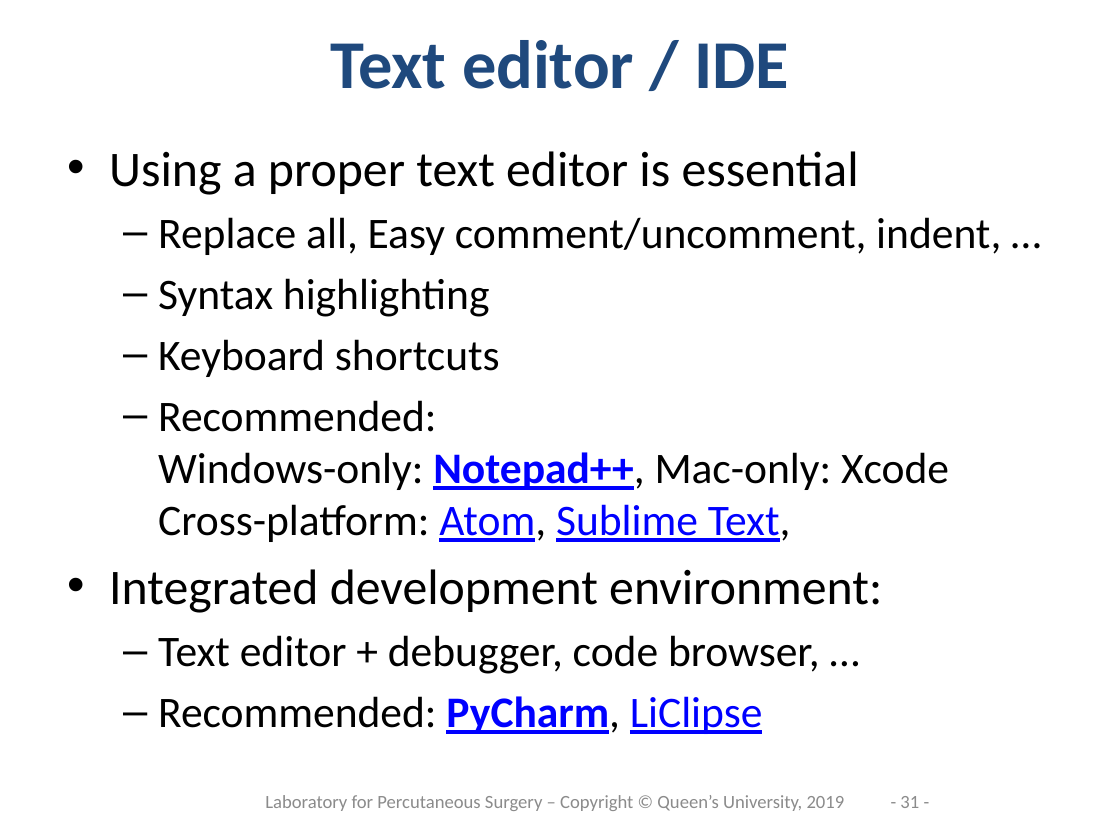
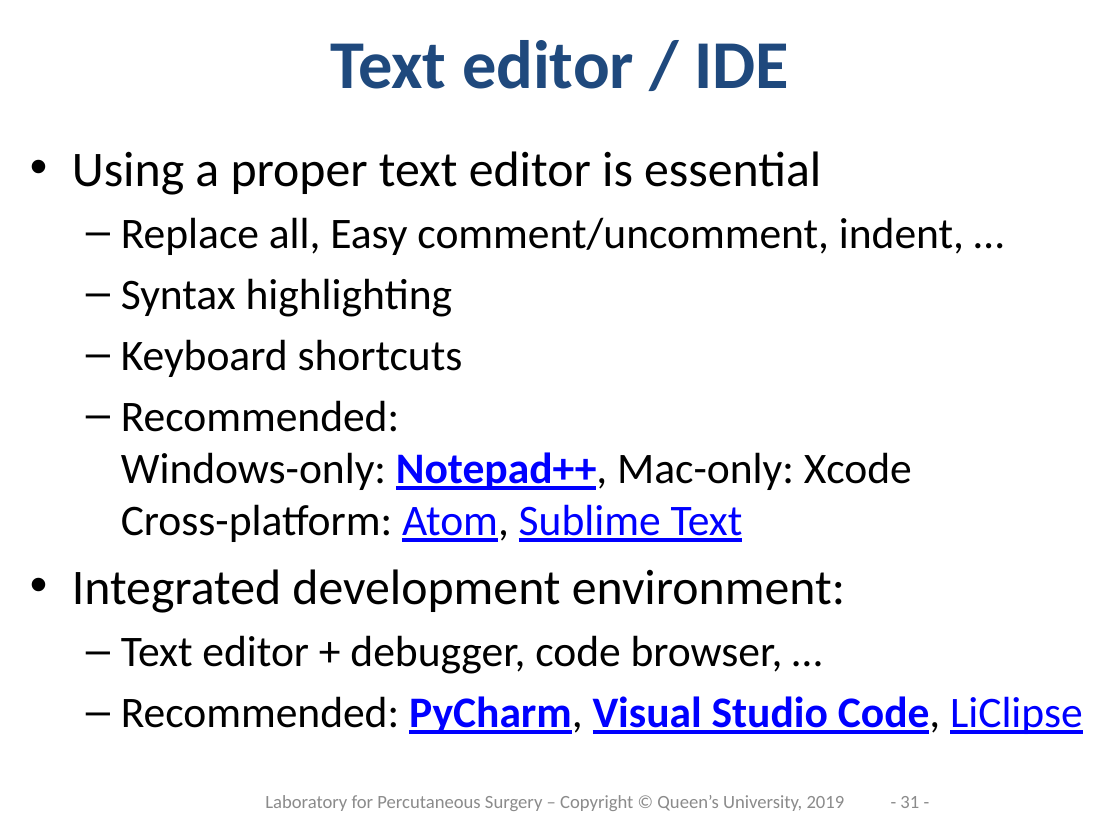
Before and after one commit to PerkLab/PerkLabBootcamp, a slide deck: slide 31 of Doc/day3_2_SlicerProgramming.pptx. Drawn at 1120x840 pixels with LibreOffice and Linux fonts; fonts in the diff are those of the drawing; background and template pictures are left out. Boxes give left, top, right and bottom in pixels: in the first picture for what was removed or moved away, otherwise in the second. Text is boxed around its words. In the diff, an @@ line names an element or a change of style, - is before the commit and + after.

Commit message:
Added link to Visual Studio Code

```diff
--- a/Doc/day3_2_SlicerProgramming.pptx
+++ b/Doc/day3_2_SlicerProgramming.pptx
@@ text "Using a proper text editor ...": place and size @@
-text "Using a proper text editor ..." at (109, 151, 1001, 734)
+text "Using a proper text editor ..." at (72, 151, 1083, 734)
@@ text at (121, 400, 912, 542): text changed @@
-  – Recommended:
-    Windows-only: Notepad++, Mac-only: Xcode
-    Cross-platform: Atom, Sublime Text,
+  – Recommended:
+    Windows-only: Notepad++, Mac-only: Xcode
+    Cross-platform: Atom, Sublime Text
@@ text at (121, 696, 1083, 734): text changed; bold on @@
-  – Recommended: PyCharm, LiClipse
+  – Recommended: PyCharm, Visual Studio Code, LiClipse
```
